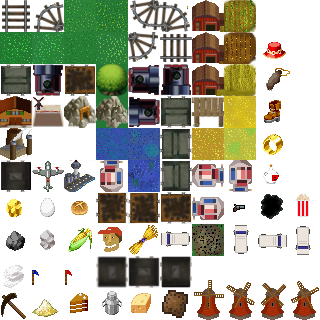
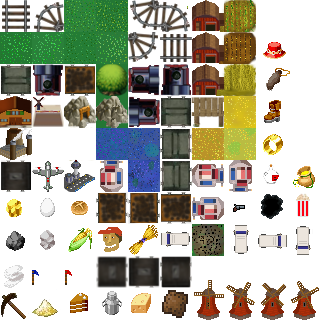
Two versions of the same layered image (320 × 320). Layer-by-layer changes:
added layer "Calque Copié #23" above "Calque Copié #22" over (293, 166, 315, 188)
